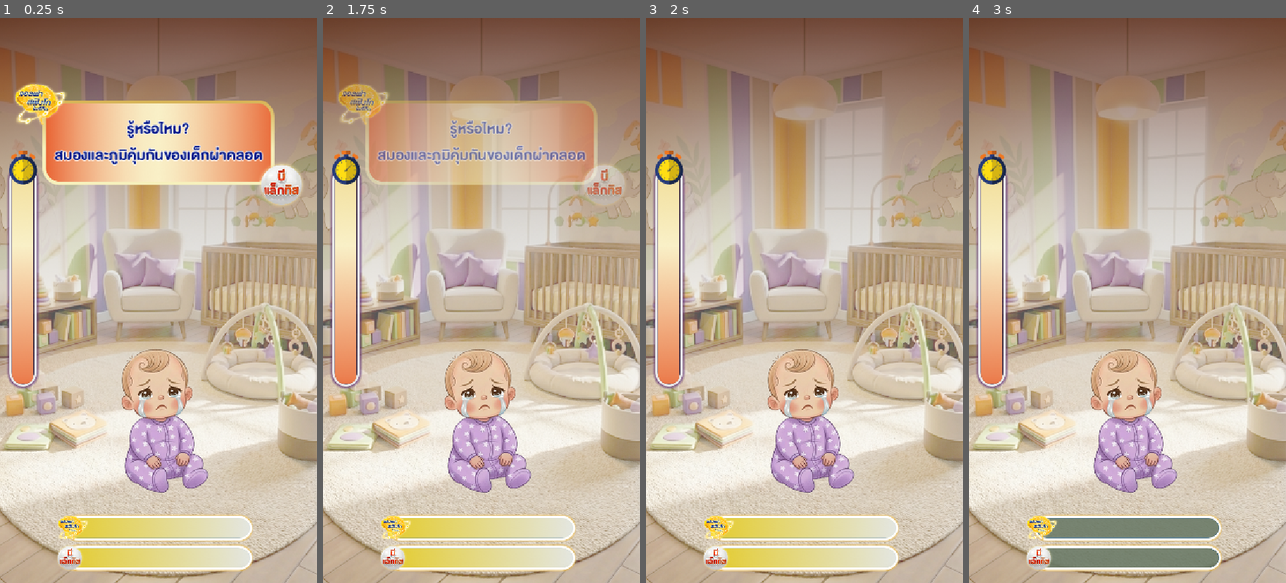
Above: before the commit, frames 1-4 (left to right).
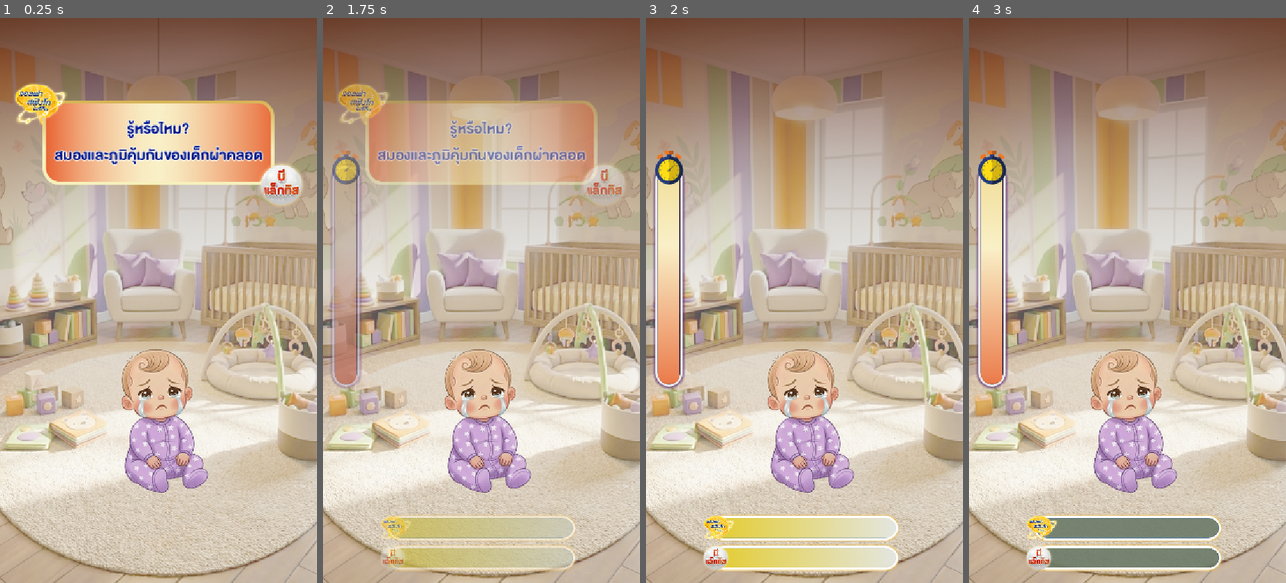
Above: after the commit, the same moments.

Repository: 6099sin/pro-c
Game: Godot game, scene res://scenes/core/Main.tscn
The game is run twice, just before and just after one commit, with the same random seed, the same clock (stepped at 60 frames per second) and the same inputs. This scene is started directly instead of the project's main scene. Sound files missing from this copy of the repository are replaced by a short silence.
Inputs (mouse positions are in pixels of both pictures, inside the frame that each line leads up to):
- Up to frame 1 (0.25 s): no input
- Up to frame 2 (1.75 s): tap Enter at 0.5 s; move the mouse to (551, 272) at 0.52 s; click (551, 272) at 0.67 s; tap Space at 1.25 s; drag from (418, 328) to (481, 419) at 1.27 s
- Up to frame 3 (2 s): no input
- Up to frame 4 (3 s): move the mouse to (1159, 176) at 2.02 s; click (1159, 176) at 2.17 s; tap Enter at 2.75 s; drag from (1111, 413) to (1032, 215) at 2.77 s

The runs differ from the first frame. In frame 1, 8.9% of the frame differs, in the area x 2-80%, y 23-98%; in frame 2, 7.7%; in frame 3, nothing differs; in frame 4, nothing differs.

Commit message:
feat: Implement a new HUD script to display game scores, timer, combo, and game states, and update web export settings for thread support and PWA.

Diff:
--- a/scripts/ui/HUD.gd
+++ b/scripts/ui/HUD.gd
@@ -27,6 +27,9 @@
 var current_beta_score: int = 0
 
 
+@onready var hud_bottom = $MarginContainer
+@onready var hud_left = $MarginContainer2
+
 func _ready():
 	# Connect to main score and timer updates
 	SignalBus.score_updated_total.connect(update_main_score_ui_Alpha) # Main numeric score
@@ -63,6 +66,10 @@
 	if bonus_time_indicator:
 		bonus_time_indicator.visible = false
 
+	# Hide HUD initially
+	if hud_bottom: hud_bottom.modulate.a = 0.0
+	if hud_left: hud_left.modulate.a = 0.0
+
 	# Show before_start warning
 	if before_start:
 		before_start.visible = true
@@ -72,10 +79,13 @@
 		# Wait 1.5 seconds
 		await get_tree().create_timer(1.5, true, false, true).timeout
 
-		# Fade out for 0.5 seconds
-		var tween = create_tween()
+		# Sweep Fade Out (Warning) & Fade In (HUD)
+		var tween = create_tween().set_parallel(true)
 		tween.set_pause_mode(Tween.TWEEN_PAUSE_PROCESS)
 		tween.tween_property(before_start, "modulate:a", 0.0, 0.5)
+		if hud_bottom: tween.tween_property(hud_bottom, "modulate:a", 1.0, 0.5)
+		if hud_left: tween.tween_property(hud_left, "modulate:a", 1.0, 0.5)
+
 		await tween.finished
 
 		before_start.visible = false
